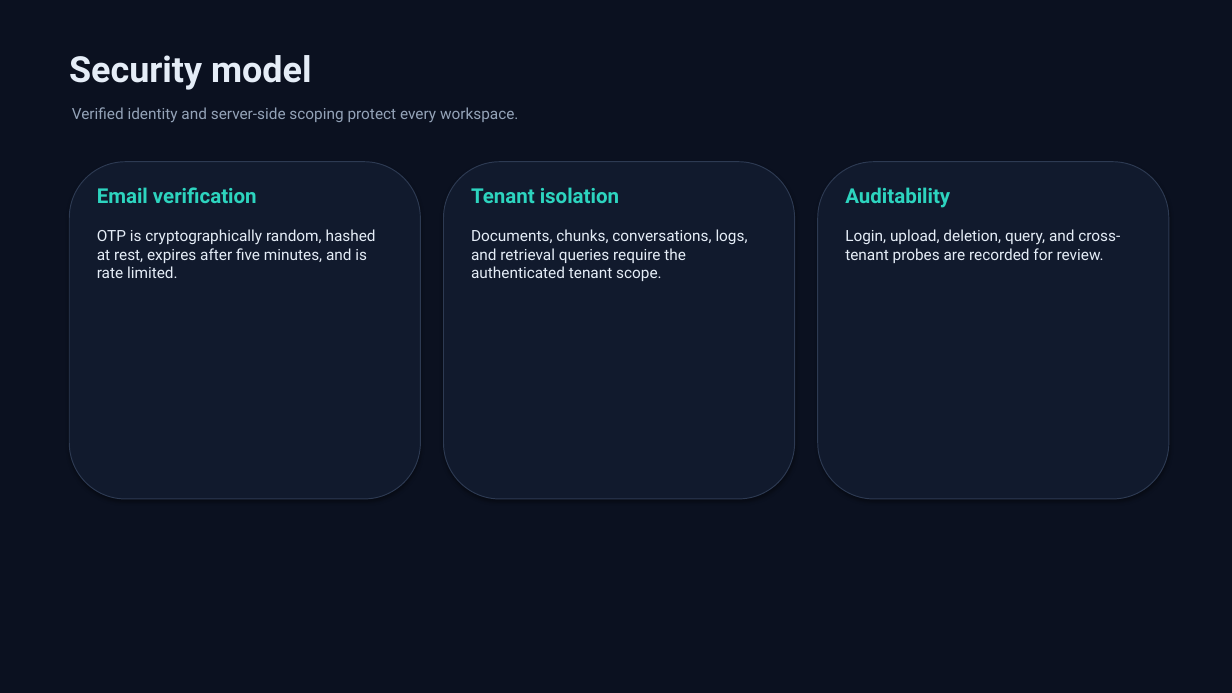
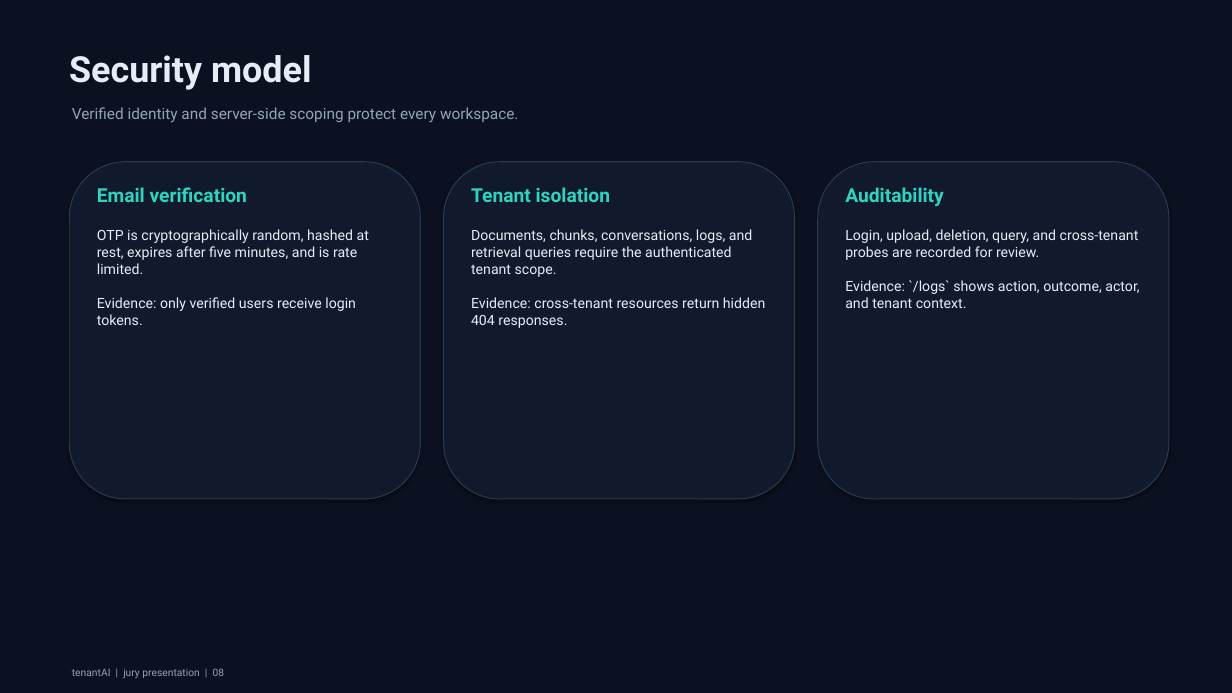
Before and after one commit to aksharganji23/tenantAI, a slide deck: slide 8 of presentation/SaaSsum_AI_Presentation.pptx. Drawn at 1232x693 pixels with LibreOffice and Linux fonts; fonts in the diff are those of the drawing. Boxes give left, top, right and bottom in pixels: in the first picture for what was removed or moved away, otherwise in the second. Text is boxed around its words. In the diff, an @@ line names an element or a change of style, - is before the commit and + after.

```diff
--- a/presentation/SaaSsum_AI_Presentation.pptx
+++ b/presentation/SaaSsum_AI_Presentation.pptx
@@ size 16 to 15 pt in 3 elements at bbox=[97, 187, 247, 202], bbox=[471, 187, 611, 202], bbox=[845, 187, 944, 206] @@
@@ text at bbox=[97, 229, 369, 325]: text changed; size 12 to 11 pt @@
-OTP is cryptographically random, hashed at rest, expires after five minutes, and is rate limited.
+OTP is cryptographically random, hashed at rest, expires after five minutes, and is rate limited.
+Evidence: only verified users receive login tokens.
@@ text at bbox=[471, 229, 765, 328]: text changed; size 12 to 11 pt @@
-Documents, chunks, conversations, logs, and retrieval queries require the authenticated tenant scope.
+Documents, chunks, conversations, logs, and retrieval queries require the authenticated tenant scope.
+Evidence: cross-tenant resources return hidden 404 responses.
@@ text at bbox=[845, 229, 1139, 308]: text changed; size 12 to 11 pt @@
-Login, upload, deletion, query, and cross-tenant probes are recorded for review.
+Login, upload, deletion, query, and cross-tenant probes are recorded for review.
+Evidence: `/logs` shows action, outcome, actor, and tenant context.
@@ text added at bbox=[72, 668, 225, 678], 8 pt, text #94A3B8 @@
+tenantAI | jury presentation | 08
```
Also in this commit, not shown: 22 other slides changed, 1 other file.
